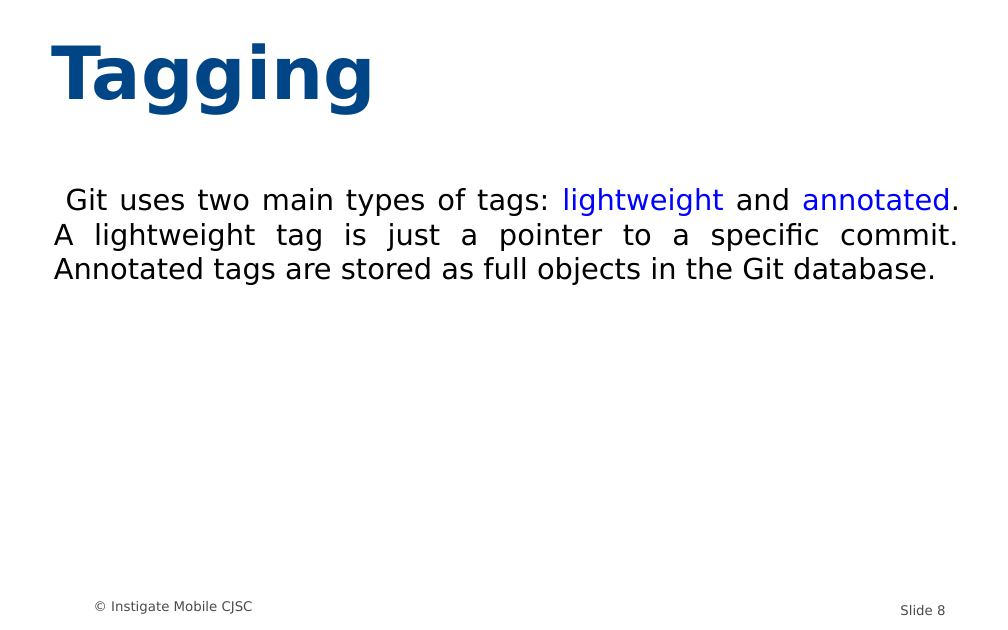
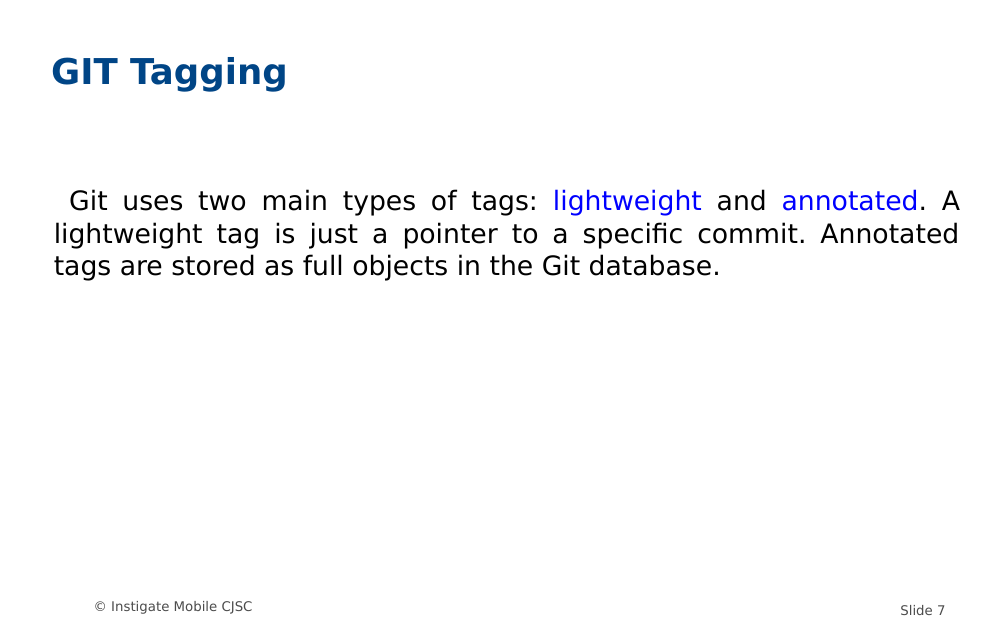
Before and after one commit to MariamP/myRepo, a slide deck: slide 7 of GIT.odp (slide 8 before the commit). Drawn at 1008x630 pixels with LibreOffice and Linux fonts; fonts in the diff are those of the drawing; background and template pictures are left out. Boxes give left, top, right and bottom in pixels: in the first picture for what was removed or moved away, otherwise in the second. Text is boxed around its words. In the diff, an @@ line names an element or a change of style, - is before the commit and + after.

```diff
--- a/GIT.odp
+++ b/GIT.odp
@@ title at box(51, 57, 288, 92): text changed; size 66 to 32 pt @@
-Tagging
+GIT Tagging
@@ subtitle "Git uses two main types ..." at box(54, 189, 960, 280): size 26 to 24 pt @@
@@ page number at box(900, 605, 945, 615): text changed @@
-Slide 8
+Slide 7
```
Also in this commit, not shown: 10 other slides changed, 2 slides added, 4 slides removed.
